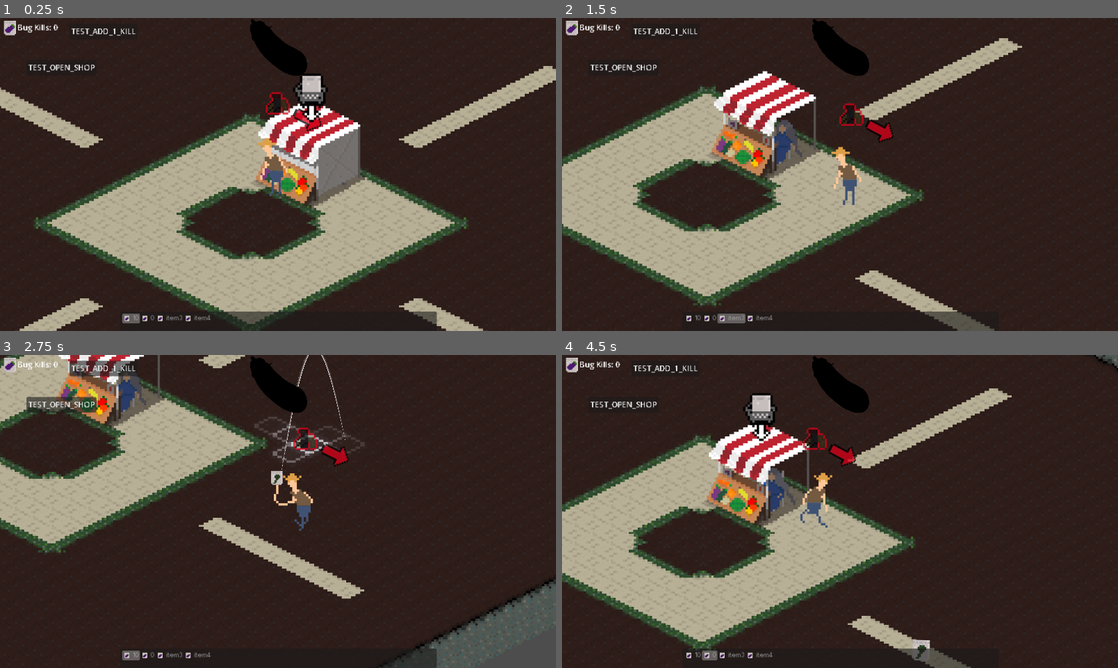
Above: before the commit, frames 1-4 (two rows, left to right).
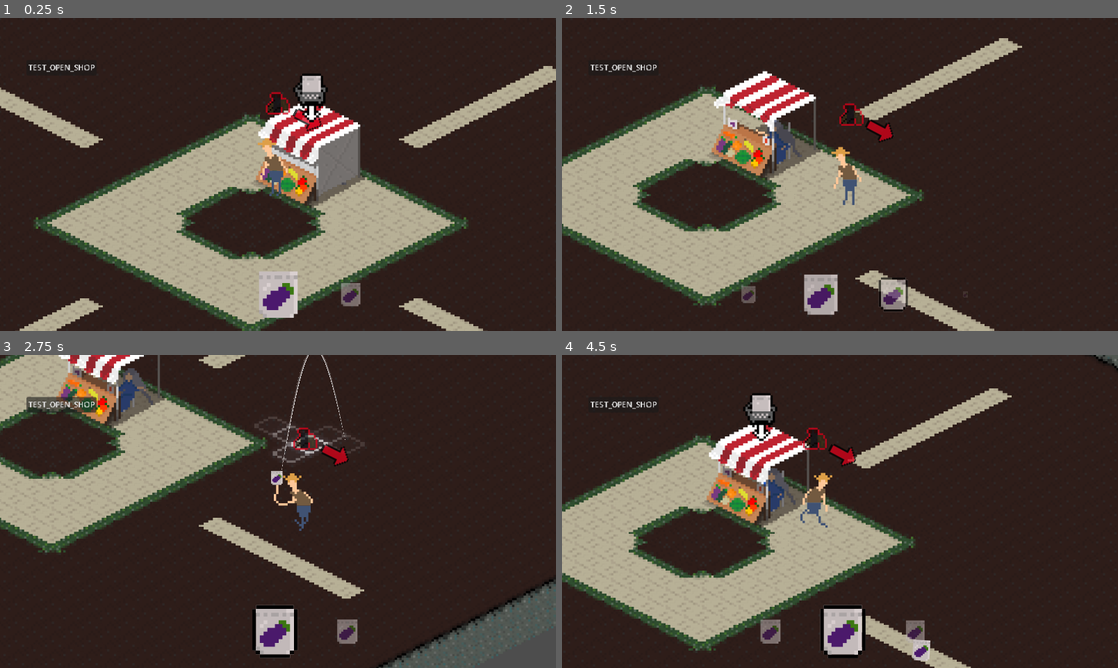
Above: after the commit, the same moments.

Repository: henreedev/final-farm
Game: Godot game, scene res://scenes/main.tscn
Two runs of this game, one before a commit and one after it. Both use one fixed random seed, a clock stepped at 60 frames per second and the inputs below.
Inputs (mouse positions are in pixels of both pictures, inside the frame that each line leads up to):
- Up to frame 1 (0.25 s): no input
- Up to frame 2 (1.5 s): move the mouse to (962, 158) at 0.52 s; hold D (Right) 0.53-1.28 s; tap Q (purchase_seed) at 0.6 s; tap Mouse wheel down (scroll_down) at 0.8, 1.35 s; move the mouse to (728, 190) at 1.27 s; hold S (Down) from 1.28 s (still down)
- Up to frame 3 (2.75 s): tap Mouse wheel up (scroll_up) at 1.55, 2.1 s; move the mouse to (333, 442) at 2.02 s; release S (Down) at 2.03 s; hold D (Right) from 2.03 s (still down); hold Right mouse button (throw) from 2.03 s (still down)
- Up to frame 4 (4.5 s): move the mouse to (812, 574) at 2.77 s; release D (Right) at 2.78 s; release Right mouse button (throw) at 2.78 s; hold W (Up) 2.78-3.53 s; right-click (812, 574) at 2.85 s; tap Q (purchase_seed) at 3.05, 4.35 s; move the mouse to (1006, 558) at 3.52 s; hold E (interact) 3.53-4.28 s; hold A (Left) from 3.53 s (still down); tap Mouse wheel down (scroll_down) at 3.8 s; move the mouse to (673, 464) at 4.27 s

The runs differ from the first frame. In frame 1, 3.2% of the frame differs, in the area x 0-79%, y 0-100%; in frame 2, 4.2%, in the area x 0-78%, y 0-100%; in frame 3, 4.0%; in frame 4, 3.7%.
Error after the commit: Invalid type in function 'distance_squared_to' in base 'Vector2'. Cannot convert argument 1 from Nil to Vector2. (res://scenes/UI/inventory.gd:64)

Commit message:
add bottom seed selection ui

Diff:
--- a/project.godot
+++ b/project.godot
@@ -36,6 +36,7 @@
 floor=""
 plant=""
 insect=""
+inventory=""
 
 [gui]
 
--- /dev/null
+++ b/scenes/UI/Inventory.tscn
@@ -0,0 +1,6 @@
+[gd_scene load_steps=2 format=3 uid="uid://8ueeb1pc60hq"]
+
+[ext_resource type="Script" path="res://scenes/UI/inventory.gd" id="1_f8lyl"]
+
+[node name="Inventory" type="Node2D" groups=["inventory"]]
+script = ExtResource("1_f8lyl")
--- /dev/null
+++ b/scenes/UI/bag_icon.gd
@@ -0,0 +1,44 @@
+extends AnimatedSprite2D
+class_name BagIcon
+
+var type : Plant.Type
+var selected := false
+var amount := 0
+var empty := true
+
+
+var dist_to_center_ratio : float
+const FADE_CUTOFF := 300
+var initial_scale : Vector2
+@onready var player : Player = get_tree().get_first_node_in_group("player")
+@onready var inventory : Inventory = get_parent()
+
+# Called when the node enters the scene tree for the first time.
+func _ready():
+	Utils.give_zoom_shader(self)
+	initial_scale = scale
+	match type:
+		Plant.Type.EGGPLANT:
+			animation = "eggplant"
+		Plant.Type.BROCCOLI:
+			animation = "broccoli"
+		_:
+			print("SEED TYPE ANIMATION NOT DEFINED (bag_icon.gd)")
+
+func update():
+	amount = player.seed_counts[type]
+	empty = amount <= 0
+	selected = self == inventory.selected_icon
+	material.set_shader_parameter("outline_1_active", selected)
+
+
+# Called every frame. 'delta' is the elapsed time since the previous frame.
+func _process(delta):
+	var dist_to_center = abs(global_position.x - get_viewport_rect().size.x / 2)
+	if dist_to_center > FADE_CUTOFF:
+		hide()
+	else:
+		show()
+		dist_to_center_ratio = 1 - clampf(dist_to_center / FADE_CUTOFF, 0.0, 1.0)
+		modulate = Color(1,1,1,dist_to_center_ratio)
+		scale = initial_scale * Vector2(dist_to_center_ratio, dist_to_center_ratio)
--- /dev/null
+++ b/scenes/UI/bag_icon.tscn
@@ -0,0 +1,39 @@
+[gd_scene load_steps=7 format=3 uid="uid://00grn7q4tv8k"]
+
+[ext_resource type="Shader" path="res://scenes/map/better-zoom.gdshader" id="1_titqg"]
+[ext_resource type="Script" path="res://scenes/UI/bag_icon.gd" id="2_jafi8"]
+[ext_resource type="Texture2D" uid="uid://dwo4hyjd578mr" path="res://assets/image/seeds/broccoli/broccoli-seeds.png" id="2_wgni2"]
+[ext_resource type="Texture2D" uid="uid://bec8ggnr76ri7" path="res://assets/image/seeds/eggplant/eggplant-seeds.png" id="3_y5epv"]
+
+[sub_resource type="ShaderMaterial" id="ShaderMaterial_csxw2"]
+shader = ExtResource("1_titqg")
+shader_parameter/outline_color_1 = Color(0, 0, 0, 1)
+shader_parameter/outline_color_2 = Color(1, 0, 0, 1)
+shader_parameter/outline_1_active = true
+shader_parameter/outline_2_active = false
+
+[sub_resource type="SpriteFrames" id="SpriteFrames_beheq"]
+animations = [{
+"frames": [{
+"duration": 1.0,
+"texture": ExtResource("2_wgni2")
+}],
+"loop": false,
+"name": &"broccoli",
+"speed": 0.0
+}, {
+"frames": [{
+"duration": 1.0,
+"texture": ExtResource("3_y5epv")
+}],
+"loop": false,
+"name": &"eggplant",
+"speed": 0.0
+}]
+
+[node name="BagIcon" type="AnimatedSprite2D"]
+material = SubResource("ShaderMaterial_csxw2")
+scale = Vector2(8, 8)
+sprite_frames = SubResource("SpriteFrames_beheq")
+animation = &"eggplant"
+script = ExtResource("2_jafi8")
--- /dev/null
+++ b/scenes/UI/inventory.gd
@@ -0,0 +1,65 @@
+extends Node2D
+class_name Inventory
+
+var icons : Array[BagIcon] = []
+var seen_types := {}
+var next_icon_pos := Vector2(0, 0)
+const ICON_HOZ_OFFSET = 150.0
+var target_pos
+var selected_icon_index := 0
+var selected_icon : BagIcon
+var selected_type : Plant.Type
+var bag_icon_scene : PackedScene = preload("res://scenes/UI/bag_icon.tscn")
+
+@onready var player : Player = get_tree().get_first_node_in_group("player")
+
+# Called when the node enters the scene tree for the first time.
+func _ready():
+	player.seed_count_changed.connect(on_player_seed_counts_change)
+	_add_icon(Plant.Type.EGGPLANT)
+	_add_icon(Plant.Type.EGGPLANT)
+	_add_icon(Plant.Type.EGGPLANT)
+	_add_icon(Plant.Type.EGGPLANT)
+
+func on_player_seed_counts_change(type : Plant.Type):
+	if not seen_types or not seen_types[type]:
+		# First time seeing seed
+		seen_types[type] = true
+		_add_icon(type)
+	_update_icons()
+
+func _update_icons():
+	_update_selection()
+	for icon in icons:
+		icon.update()
+
+func _add_icon(type : Plant.Type):
+	var bag_icon : BagIcon = bag_icon_scene.instantiate()
+	bag_icon.type = type
+	icons.append(bag_icon)
+	bag_icon.position = next_icon_pos
+	next_icon_pos += Vector2(ICON_HOZ_OFFSET, 0)
+	add_child(bag_icon)
+
+func _input(event):
+	var scroll_dir = 0
+	if event.is_action_released("scroll_up"):
+		scroll_dir -= 1
+	elif event.is_action_released("scroll_down"):
+		scroll_dir += 1
+	selected_icon_index = clampi(selected_icon_index + scroll_dir, 0, len(icons) - 1)
+	_update_icons()
+
+func _update_selection():
+	selected_icon = icons[selected_icon_index]
+	selected_type = selected_icon.type
+	player.equipped_seed_type = selected_type
+	target_pos = -selected_icon.position
+
+
+# Called every frame. 'delta' is the elapsed time since the previous frame.
+func _process(delta):
+	const STR = 5.0
+	const BASE = 0.2
+	var dist2 = clampf(position.distance_squared_to(target_pos), 0, 1)
+	position = lerp(position, target_pos, dist2 * delta * STR + BASE * delta)
--- a/scenes/UI/player_ui.tscn
+++ b/scenes/UI/player_ui.tscn
@@ -1,13 +1,18 @@
-[gd_scene load_steps=7 format=3 uid="uid://cqu2nhyajf5dp"]
+[gd_scene load_steps=8 format=3 uid="uid://cqu2nhyajf5dp"]
 
 [ext_resource type="Texture2D" uid="uid://bec8ggnr76ri7" path="res://assets/image/seeds/eggplant/eggplant-seeds.png" id="1_f8kdu"]
 [ext_resource type="Script" path="res://scripts/player_ui.gd" id="1_rl3jt"]
 [ext_resource type="Theme" uid="uid://1brel1qvmfio" path="res://assets/themes/new_theme.tres" id="2_26sb1"]
 [ext_resource type="Shader" path="res://scenes/map/better-zoom.gdshader" id="3_01w31"]
 [ext_resource type="Texture2D" uid="uid://c66pqva3pob4x" path="res://Eggplant_Emoji_grande.webp" id="4_7xtwo"]
+[ext_resource type="PackedScene" uid="uid://8ueeb1pc60hq" path="res://scenes/UI/Inventory.tscn" id="6_wgex6"]
 
 [sub_resource type="ShaderMaterial" id="ShaderMaterial_e8do0"]
 shader = ExtResource("3_01w31")
+shader_parameter/outline_color_1 = Color(0, 0, 0, 1)
+shader_parameter/outline_color_2 = Color(1, 0, 0, 1)
+shader_parameter/outline_1_active = false
+shader_parameter/outline_2_active = false
 
 [node name="Player_UI" type="Control"]
 layout_mode = 3
@@ -19,6 +24,7 @@
 script = ExtResource("1_rl3jt")
 
 [node name="ItemList" type="ItemList" parent="."]
+visible = false
 layout_mode = 1
 anchors_preset = 7
 anchor_left = 0.5
@@ -44,6 +50,7 @@
 item_3/icon = ExtResource("1_f8kdu")
 
 [node name="TextureRect" type="TextureRect" parent="."]
+visible = false
 material = SubResource("ShaderMaterial_e8do0")
 layout_mode = 0
 offset_right = 40.0
@@ -59,6 +66,7 @@
 text = "Bug Kills: 0"
 
 [node name="FoodProgressBar" type="TextureProgressBar" parent="."]
+visible = false
 layout_mode = 1
 anchors_preset = 5
 anchor_left = 0.5
@@ -71,7 +79,6 @@
 scale = Vector2(0.2, 0.2)
 max_value = 36.885
 value = 6.0
-exp_edit = true
 rounded = true
 texture_under = ExtResource("4_7xtwo")
 texture_progress = ExtResource("4_7xtwo")
@@ -79,6 +86,7 @@
 tint_over = Color(0, 1, 0, 1)
 
 [node name="TEST kill increase" type="Button" parent="."]
+visible = false
 layout_mode = 0
 offset_left = 144.0
 offset_top = 12.0
@@ -86,4 +94,18 @@
 offset_bottom = 20.0
 text = "TEST_ADD_1_KILL"
 
+[node name="Control" type="Control" parent="."]
+layout_mode = 1
+anchors_preset = 7
+anchor_left = 0.5
+anchor_top = 1.0
+anchor_right = 0.5
+anchor_bottom = 1.0
+offset_top = -75.73
+offset_bottom = -75.73
+grow_horizontal = 2
+grow_vertical = 0
+
+[node name="Inventory" parent="Control" instance=ExtResource("6_wgex6")]
+
 [connection signal="pressed" from="TEST kill increase" to="." method="_on_test_kill_increase_pressed"]
--- a/scenes/insects/insect.gd
+++ b/scenes/insects/insect.gd
@@ -49,6 +49,7 @@
 #region: Universal functions
 # Called when the node enters the scene tree for the first time.
 func _ready():
+	Utils.give_zoom_shader(self)
 	pick_values_on_type()
 	retarget()
 	movement_timer.start(1.0)
--- a/scenes/insects/insect.tscn
+++ b/scenes/insects/insect.tscn
@@ -8,6 +8,10 @@
 
 [sub_resource type="ShaderMaterial" id="ShaderMaterial_4jhf0"]
 shader = ExtResource("1_uluky")
+shader_parameter/outline_color_1 = Color(0, 0, 0, 1)
+shader_parameter/outline_color_2 = Color(1, 0, 0, 1)
+shader_parameter/outline_1_active = false
+shader_parameter/outline_2_active = false
 
 [sub_resource type="AtlasTexture" id="AtlasTexture_1lygg"]
 atlas = ExtResource("1_ijdku")
--- a/scenes/map/better-zoom.gdshader
+++ b/scenes/map/better-zoom.gdshader
@@ -1,5 +1,16 @@
 shader_type canvas_item;
+//render_mode unshaded;
+
+// Bag selected outline color (black)
+uniform vec4 outline_color_1 : source_color = vec4(0.0, 0.0, 0.0, 1.0);
+// Insect targeting outline color (red)
+uniform vec4 outline_color_2 : source_color = vec4(1.0, 0.0, 0.0, 1.0);
+uniform bool outline_1_active = false;
+uniform bool outline_2_active = false;
+
+
 varying vec4 modulate;
+
 void vertex()
 {
     modulate = COLOR;
@@ -16,8 +27,35 @@
     return textureLod(tex, uv + (clamp(delta_pixel / ddxy, 0.0, 1.0) - delta_pixel) * pixel, min(mip.x, mip.y));
 }
 
+
+
+
+
 void fragment() {
-    vec4 Texture = texturePointSmooth(TEXTURE, UV);
+	vec4 Texture = texturePointSmooth(TEXTURE, UV);
     COLOR = Texture.rgba;
+
+	vec4 outline_color;
+	if (outline_1_active) {
+		outline_color = outline_color_1;
+	} else if (outline_2_active) {
+		outline_color = outline_color_2;
+	} else {
+
+	}
+	float size_x = 1.0/float(textureSize(TEXTURE, 0).x);
+	float size_y = 1.0/float(textureSize(TEXTURE, 0).y);
+	vec4 sprite_color = COLOR;
+	float alpha = -4.0 * sprite_color.a;
+	if (!outline_1_active && !outline_2_active) {
+		alpha = 0.0;
+	} else {
+		alpha += texturePointSmooth(TEXTURE, UV + vec2(size_x, 0)).a;
+		alpha += texturePointSmooth(TEXTURE, UV + vec2(-size_x, 0)).a;
+		alpha += texturePointSmooth(TEXTURE, UV + vec2(0, size_y)).a;
+		alpha += texturePointSmooth(TEXTURE, UV + vec2(0, -size_y)).a;
+	}
+	vec4 final_color = mix(sprite_color, outline_color, clamp(alpha, 0.0, 1.0));
+	COLOR = vec4(final_color.rgb, clamp(abs(alpha) + sprite_color.a, 0.0, 1.0));
 	COLOR = COLOR * modulate;
 }
--- a/scenes/map/map.tscn
+++ b/scenes/map/map.tscn
@@ -6,6 +6,10 @@
 
 [sub_resource type="ShaderMaterial" id="ShaderMaterial_d5h6o"]
 shader = ExtResource("1_enele")
+shader_parameter/outline_color_1 = Color(0, 0, 0, 1)
+shader_parameter/outline_color_2 = Color(1, 0, 0, 1)
+shader_parameter/outline_1_active = false
+shader_parameter/outline_2_active = false
 
 [sub_resource type="TileSetAtlasSource" id="TileSetAtlasSource_6cm4m"]
 texture = ExtResource("1_n6buw")
--- a/scenes/map/shop.gd
+++ b/scenes/map/shop.gd
@@ -58,7 +58,7 @@
 func _release_seed(type : Plant.Type):
 	var seed_bag : SeedBag = seed_bag_scene.instantiate()
 	seed_bag.thrown_to_player = true
-	seed_bag.type = type
+	seed_bag.type = Plant.Type.BROCCOLI # FIXME
 	main.add_child(seed_bag)
 
 func queue_throw(type : Plant.Type):
--- a/scenes/map/shop.tscn
+++ b/scenes/map/shop.tscn
@@ -8,6 +8,10 @@
 
 [sub_resource type="ShaderMaterial" id="ShaderMaterial_x0xfu"]
 shader = ExtResource("1_gkhbm")
+shader_parameter/outline_color_1 = Color(0, 0, 0, 1)
+shader_parameter/outline_color_2 = Color(1, 0, 0, 1)
+shader_parameter/outline_1_active = false
+shader_parameter/outline_2_active = false
 
 [sub_resource type="AtlasTexture" id="AtlasTexture_8up5o"]
 atlas = ExtResource("2_exlpd")
--- a/scenes/plants/eggplant.tscn
+++ b/scenes/plants/eggplant.tscn
@@ -5,6 +5,10 @@
 
 [sub_resource type="ShaderMaterial" id="ShaderMaterial_i6hxl"]
 shader = ExtResource("1_g1b5s")
+shader_parameter/outline_color_1 = Color(0, 0, 0, 1)
+shader_parameter/outline_color_2 = Color(1, 0, 0, 1)
+shader_parameter/outline_1_active = false
+shader_parameter/outline_2_active = false
 
 [node name="Eggplant" type="Node2D"]
 z_index = 1
--- a/scenes/plants/plant.gd
+++ b/scenes/plants/plant.gd
@@ -10,10 +10,10 @@
 signal died
 
 var type : Type = Type.EGGPLANT
-var level : Level = Level.Level1
 
 var cost : int
 var health : int
+var health_drain_percent : float
 var time_to_grow : int
 var damage : int
 var attack_range : int
@@ -34,10 +34,15 @@
 
 #region: Eggplant vars
 signal eggplant_arrived
+static var eggplant_level : Level = Level.Level0
 var eggplant_scene : PackedScene = preload("res://scenes/plants/eggplant.tscn")
 var eggplant_spawn_pos = Vector2(12, -13)
 var eggplant_spawn_angle = -PI / 4.0
 #endregion: Eggplant vars
+
+#region: Broccoli vars
+static var broccoli_level : Level = Level.Level0
+#endregion: Broccoli vars
 
 #region: Other vars
 var projectile_scene : PackedScene = preload("res://scenes/plants/projectile.tscn")
@@ -70,8 +75,9 @@
 			cost = 5
 			health = 100
 			attack_range = 0
+			flip_h = facing_right
 		Type.BROCCOLI:
-			match level:
+			match broccoli_level:
 				Level.Level0:
 					health = 100
 					damage = 1
--- a/scenes/plants/plant.tscn
+++ b/scenes/plants/plant.tscn
@@ -8,6 +8,10 @@
 
 [sub_resource type="ShaderMaterial" id="ShaderMaterial_8lxin"]
 shader = ExtResource("1_7oxxv")
+shader_parameter/outline_color_1 = Color(0, 0, 0, 1)
+shader_parameter/outline_color_2 = Color(1, 0, 0, 1)
+shader_parameter/outline_1_active = false
+shader_parameter/outline_2_active = false
 
 [sub_resource type="AtlasTexture" id="AtlasTexture_uhhqc"]
 atlas = ExtResource("2_hhxel")
--- a/scenes/plants/projectile.tscn
+++ b/scenes/plants/projectile.tscn
@@ -7,9 +7,17 @@
 
 [sub_resource type="ShaderMaterial" id="ShaderMaterial_u1v7a"]
 shader = ExtResource("1_cetc4")
+shader_parameter/outline_color_1 = Color(0, 0, 0, 1)
+shader_parameter/outline_color_2 = Color(1, 0, 0, 1)
+shader_parameter/outline_1_active = false
+shader_parameter/outline_2_active = false
 
 [sub_resource type="ShaderMaterial" id="ShaderMaterial_3hlgb"]
 shader = ExtResource("1_cetc4")
+shader_parameter/outline_color_1 = Color(0, 0, 0, 1)
+shader_parameter/outline_color_2 = Color(1, 0, 0, 1)
+shader_parameter/outline_1_active = false
+shader_parameter/outline_2_active = false
 
 [sub_resource type="SpriteFrames" id="SpriteFrames_ncj44"]
 animations = [{
--- a/scenes/plants/seed_bag.tscn
+++ b/scenes/plants/seed_bag.tscn
@@ -7,6 +7,10 @@
 
 [sub_resource type="ShaderMaterial" id="ShaderMaterial_gae3b"]
 shader = ExtResource("1_kg3cv")
+shader_parameter/outline_color_1 = Color(0, 0, 0, 1)
+shader_parameter/outline_color_2 = Color(1, 0, 0, 1)
+shader_parameter/outline_1_active = false
+shader_parameter/outline_2_active = false
 
 [sub_resource type="AtlasTexture" id="AtlasTexture_bsqwr"]
 atlas = ExtResource("2_61d4n")
--- a/scenes/player/hoe.gd
+++ b/scenes/player/hoe.gd
@@ -36,7 +36,6 @@
 		rot_tween.tween_property(self, "rotation", start_rot, duration).set_ease(Tween.EASE_IN_OUT).set_trans(Tween.TRANS_QUAD)
 	rot_tween.tween_callback(queue_free)
 
-	ccw = not ccw
 
 func _on_hitbox_area_entered(area) -> void:
 	var parent = area.get_parent()
--- a/scenes/player/hoe.tscn
+++ b/scenes/player/hoe.tscn
@@ -7,6 +7,10 @@
 
 [sub_resource type="ShaderMaterial" id="ShaderMaterial_cgcit"]
 shader = ExtResource("1_srv8m")
+shader_parameter/outline_color_1 = Color(0, 0, 0, 1)
+shader_parameter/outline_color_2 = Color(1, 0, 0, 1)
+shader_parameter/outline_1_active = false
+shader_parameter/outline_2_active = false
 
 [sub_resource type="SpriteFrames" id="SpriteFrames_kbn6t"]
 animations = [{
--- a/scenes/player/indicator.tscn
+++ b/scenes/player/indicator.tscn
@@ -5,6 +5,10 @@
 
 [sub_resource type="ShaderMaterial" id="ShaderMaterial_wq6sc"]
 shader = ExtResource("1_t6g45")
+shader_parameter/outline_color_1 = Color(0, 0, 0, 1)
+shader_parameter/outline_color_2 = Color(1, 0, 0, 1)
+shader_parameter/outline_1_active = false
+shader_parameter/outline_2_active = false
 
 [sub_resource type="GDScript" id="GDScript_gg8by"]
 resource_name = "indicator"
--- a/scenes/player/player.gd
+++ b/scenes/player/player.gd
@@ -3,7 +3,7 @@
 
 #region: Globals
 signal throw_tile_changed
-signal seed_count_changed
+signal seed_count_changed(type : Plant.Type)
 
 const TOP_BASE_OFFSET = Vector2i(0, -16)
 const TOP_HIGHER_OFFSET = Vector2i(0, -17)
@@ -32,7 +32,10 @@
 var throwing = false
 var holding_throw = false
 # Tracks how many of each seed you have
-@export var seed_counts = {Plant.Type.EGGPLANT : 10}
+var seed_counts = { # TODO add all plants
+	Plant.Type.EGGPLANT : 1,
+	Plant.Type.BROCCOLI : 0,
+	}
 var equipped_seed_type : Plant.Type = Plant.Type.BROCCOLI
 var seed_bag_scene : PackedScene = preload("res://scenes/plants/seed_bag.tscn")
 var seed_bag : SeedBag
@@ -74,7 +77,7 @@
 var shop : Shop # onready does not work because shop is instantiated in a TileMapLayer after _ready
 
 @onready var upgrade_menu = get_tree().get_first_node_in_group("upgrade_menu")
-
+@onready var inventory : Inventory = get_tree().get_first_node_in_group("inventory")
 #endregion: Globals
 
 #region: Built-in functions
@@ -88,6 +91,7 @@
 
 
 func _init_vars() -> void:
+	scale = Vector2(1, 1)
 	initial_zoom = cam.zoom
 	target_zoom = initial_zoom
 	await get_tree().create_timer(0.01).timeout
@@ -171,6 +175,8 @@
 			DisplayServer.window_set_mode(DisplayServer.WINDOW_MODE_EXCLUSIVE_FULLSCREEN)
 	if Input.is_action_just_pressed("start_wave"):
 		main.trigger_wave_begun()
+	if Input.is_action_just_pressed("purchase_seed"):
+		shop.queue_throw(inventory.selected_type)
 
 func start_throw():
 	if not (holding_throw or swinging or throwing or ignore_swing or waiting_for_release):
@@ -265,7 +271,7 @@
 func receive_seed(seed_type : Plant.Type):
 	seed_counts[seed_type] += 1
 	print("Player now has ", seed_counts[seed_type], " of type ", seed_type)
-	seed_count_changed.emit()
+	seed_count_changed.emit(seed_type)
 
 func _show_arc():
 	if showing_arc:
--- a/scenes/player/player.tscn
+++ b/scenes/player/player.tscn
@@ -15,6 +15,10 @@
 
 [sub_resource type="ShaderMaterial" id="ShaderMaterial_njkrv"]
 shader = ExtResource("2_bep4r")
+shader_parameter/outline_color_1 = Color(0, 0, 0, 1)
+shader_parameter/outline_color_2 = Color(1, 0, 0, 1)
+shader_parameter/outline_1_active = false
+shader_parameter/outline_2_active = false
 
 [sub_resource type="AtlasTexture" id="AtlasTexture_2fus1"]
 atlas = ExtResource("2_v527p")
@@ -106,6 +110,10 @@
 
 [sub_resource type="ShaderMaterial" id="ShaderMaterial_l00se"]
 shader = ExtResource("2_bep4r")
+shader_parameter/outline_color_1 = Color(0, 0, 0, 1)
+shader_parameter/outline_color_2 = Color(1, 0, 0, 1)
+shader_parameter/outline_1_active = false
+shader_parameter/outline_2_active = false
 
 [sub_resource type="AtlasTexture" id="AtlasTexture_c6gb1"]
 atlas = ExtResource("3_rm0ig")
@@ -315,6 +323,10 @@
 
 [sub_resource type="ShaderMaterial" id="ShaderMaterial_8y8dn"]
 shader = ExtResource("2_bep4r")
+shader_parameter/outline_color_1 = Color(0, 0, 0, 1)
+shader_parameter/outline_color_2 = Color(1, 0, 0, 1)
+shader_parameter/outline_1_active = false
+shader_parameter/outline_2_active = false
 
 [sub_resource type="GDScript" id="GDScript_vy72f"]
 script/source = "extends Sprite2D
@@ -387,14 +399,11 @@
 physics_interpolation_mode = 1
 z_index = 1
 y_sort_enabled = true
+scale = Vector2(1e-05, 1e-05)
 collision_layer = 4
 collision_mask = 4
 motion_mode = 1
 script = ExtResource("1_4cvge")
-seed_counts = {
-0: "10",
-"broccoli": 0
-}
 
 [node name="PlayerCollision" type="CollisionShape2D" parent="."]
 shape = SubResource("CapsuleShape2D_vc0j8")
--- a/scenes/utils/utils.gd
+++ b/scenes/utils/utils.gd
@@ -3,6 +3,10 @@
 
 static var num_points = 50
 static var arc_height = 50
+static var better_zoom_shader = preload("res://scenes/map/better-zoom.gdshader")
+static func give_zoom_shader(node_with_mat : Node2D):
+	node_with_mat.material = ShaderMaterial.new()
+	node_with_mat.material.shader = better_zoom_shader
 
 static func set_range_area_radii(shape : CollisionShape2D, tile_radius : int):
 	shape.shape.radius = 8 + 16 * tile_radius
--- a/scripts/player_ui.gd
+++ b/scripts/player_ui.gd
@@ -9,7 +9,6 @@
 func _ready() -> void:
 	connect_signals()
 	$ItemList.select(0)
-	_on_player_seed_count_changed()
 
 func connect_signals():
 	player.seed_count_changed.connect(_on_player_seed_count_changed)
@@ -50,7 +49,7 @@
 	bugs_killed+=1
 	$TextureRect/Label.text = str("Bugs Killed:", bugs_killed)
 
-func _on_player_seed_count_changed():
+func _on_player_seed_count_changed(type : Plant.Type):
 	var cur_pos = 0
 	for seed_type in player.seed_counts.keys():
 		print(player.seed_counts[seed_type])
Binary file added: assets/image/seeds/broccoli/broccoli-seeds.png
Not shown, added: assets/image/seeds/broccoli/broccoli-seeds.png.import
